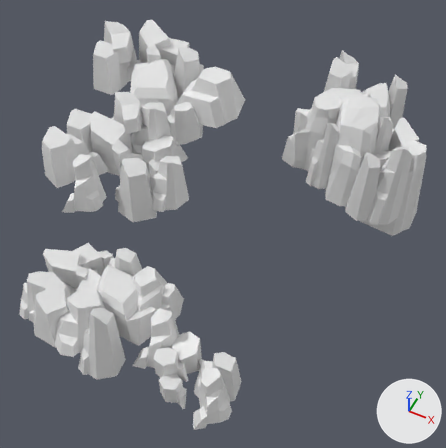
The FBX model Assets/Models/P1/P1_H1_山.fbx, before and after one commit.
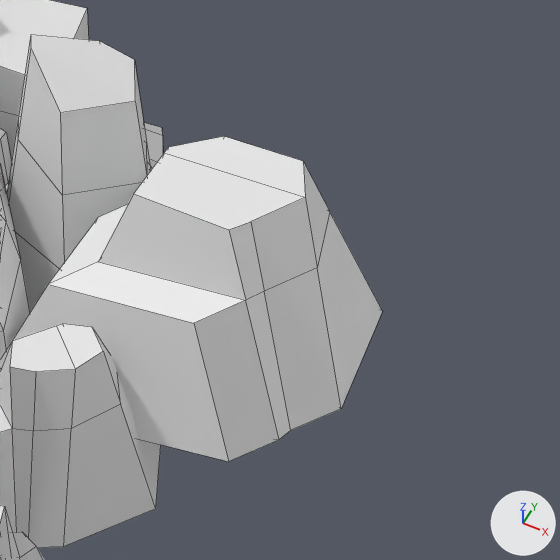
Each version appears first whole from a 50 mm camera at (65.4, -100.2, 133.9) aimed at (6.7, 17.1, -12.7), and next in a close-up on the part from 39% to 63% of the width and 9% to 33% of the height. Arrows for +X, +Y and +Z are at lower right; the lights stay in place. The close-ups show mesh edges as thin lines. Where no turn or scale is listed for an object, it has been applied to the vertices.

Names of what the first close-up shows: '立方体.011'.
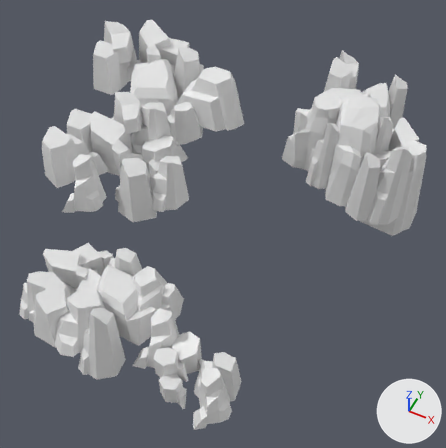
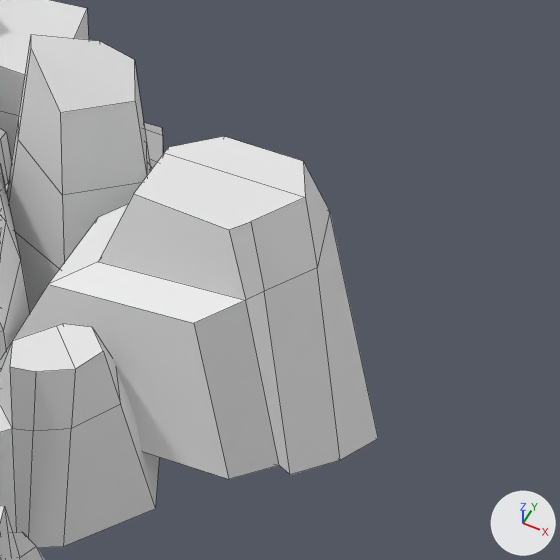
Where the change shows, as pixel boxes [x1, y1, x2, y2] in the close-ups (560 x 560 px; the box of a moved part takes in the faces that stretch with it):
'立方体.011', reshaped: before [0, 0, 382, 560]; after [0, 0, 378, 560]
part 1 of me_立方体_045, moved or reshaped: before [0, 213, 382, 462]; after [0, 214, 378, 479]

The change in detail:
me_立方体_045 has 703 vertices, 562 faces and spans x -70.2..-2.1, y -9.7..77.4, z -8.0..18.3.
me_立方体_045 is used by ob_立方体_011; location (0.0, 0.0, 0.0).
Part 1, on me_立方体_045:
Vertex 44 of me_立方体_045 moves from (-5.7, 59.1, 3.3) at pixel (382, 311) to (-5.7, 59.1, -7.2) at pixel (378, 438).
Vertex 50 of me_立方体_045 moves from (-4.5, 50.3, 1.9) at pixel (341, 408) to (-4.5, 50.3, -2.3) at pixel (340, 460).
Vertex 52 of me_立方体_045 moves from (-6.7, 47.5, 1.4) at pixel (290, 430) to (-6.7, 47.5, -2.2) at pixel (290, 474).
Vertex 53 of me_立方体_045 moves from (-7.0, 46.6, 1.2) at pixel (279, 439) to (-7.0, 46.6, -0.9) at pixel (279, 465).
Vertex 56 of me_立方体_045 moves from (-23.3, 61.2, 3.5) to (-23.3, 61.2, -7.7).
Vertex 57 of me_立方体_045 moves from (-20.5, 62.8, 3.8) to (-20.5, 62.8, -15.0).
Vertex 71 of me_立方体_045 moves from (-9.7, 44.6, -0.1) at pixel (228, 461) to (-9.7, 44.6, -1.6) at pixel (228, 479).
